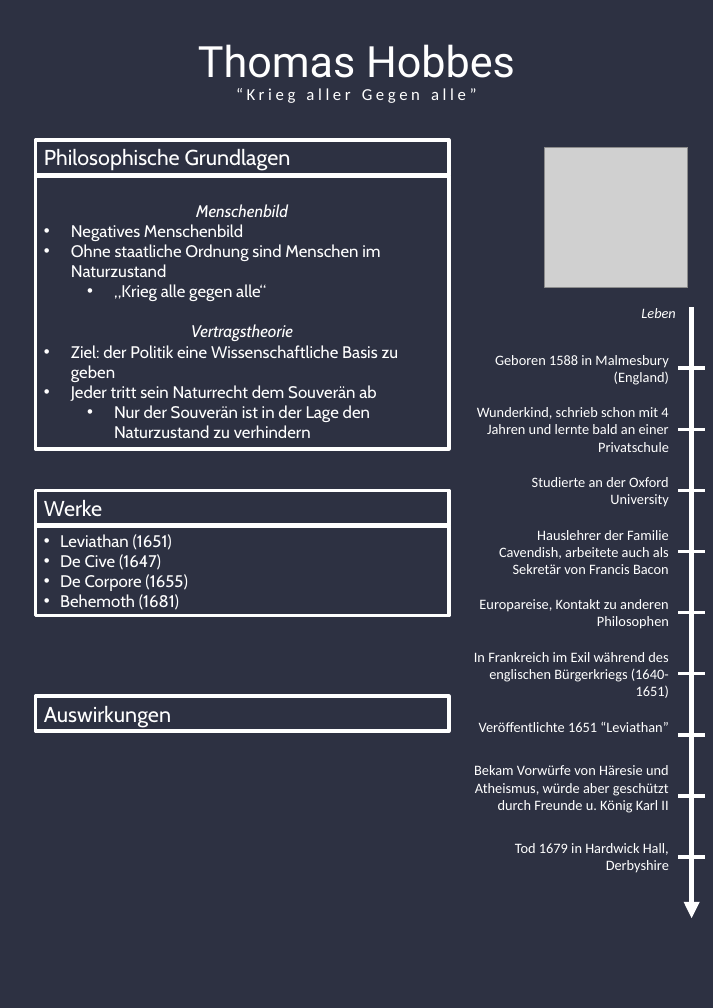
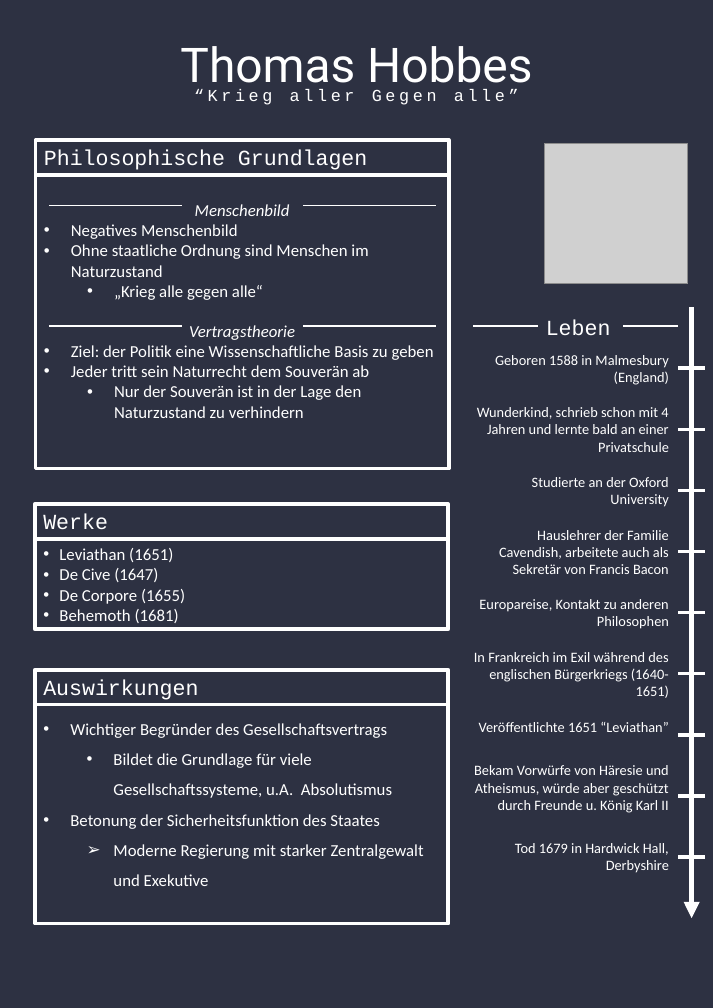
Before and after one commit to anavalyze/school, a slide deck: slide 1 of GK Geschichte/HandodHobbes.pptx. Drawn at 713x1008 pixels with LibreOffice and Linux fonts; fonts in the diff are those of the drawing; grey boxes stand for pictures. Boxes give left, top, right and bottom in pixels: in the first picture for what was removed or moved away, otherwise in the second. Text is boxed around its words. In the diff, an @@ line names an element or a change of style, - is before the commit and + after.

```diff
--- a/GK Geschichte/HandodHobbes.pptx
+++ b/GK Geschichte/HandodHobbes.pptx
@@ text "Thomas Hobbes" at bbox=[180, 46, 532, 93]: size 36 to 40 pt @@
@@ text "“Krieg aller Gegen alle”" at bbox=[194, 89, 519, 105]: font Calibri to Courier New @@
@@ rectangle "Menschenbild" at bbox=[35, 176, 448, 469]: font Cabin to Calibri @@
@@ rectangle "Menschenbild": place and size @@
-rectangle "Menschenbild" at bbox=[35, 176, 448, 448]
+rectangle "Menschenbild" at bbox=[35, 176, 448, 469]
@@ line added from (49, 205) to (182, 205), #FFFFFF 1.5 pt @@
@@ line added from (303, 205) to (436, 205), #FFFFFF 1.5 pt @@
@@ line added from (49, 327) to (182, 327), #FFFFFF 1.5 pt @@
@@ line added from (303, 327) to (436, 327), #FFFFFF 1.5 pt @@
@@ line added from (473, 327) to (537, 327), #FFFFFF 1.5 pt @@
@@ text "Leben": place and size @@
-text "Leben" at bbox=[641, 308, 675, 318]
+text "Leben" at bbox=[546, 320, 611, 335]
@@ text "Leben" at bbox=[546, 320, 611, 335]: size 12 to 18 pt, font Calibri to Courier New, italic off @@
@@ line added from (622, 327) to (678, 327), #FFFFFF 1.5 pt @@
@@ rectangle "Werke": place and size @@
-rectangle "Werke" at bbox=[35, 491, 448, 525]
+rectangle "Werke" at bbox=[34, 504, 447, 539]
@@ rectangle "Leviathan (1651)": place and size @@
-rectangle "Leviathan (1651)" at bbox=[35, 526, 448, 616]
+rectangle "Leviathan (1651)" at bbox=[34, 540, 447, 629]
@@ rectangle "Leviathan (1651)" at bbox=[34, 540, 447, 629]: font Cabin to Calibri @@
@@ font Cabin to Courier New in 3 elements at bbox=[35, 140, 448, 174], bbox=[34, 504, 447, 539], bbox=[34, 670, 447, 704] @@
@@ rectangle "Auswirkungen": place and size @@
-rectangle "Auswirkungen" at bbox=[35, 697, 448, 731]
+rectangle "Auswirkungen" at bbox=[34, 670, 447, 704]
@@ rectangle added at bbox=[35, 704, 448, 923], outline #FFFFFF 3 pt, 14 pt, text #FFFFFF @@
+• Wichtiger Begründer des Gesellschaftsvertrags
+  • Bildet die Grundlage für viele Gesellschaftssysteme, u.A. Absolutismus
+• Betonung der Sicherheitsfunktion des Staates
+  ➢ Moderne Regierung mit starker Zentralgewalt und Exekutive
```
Also in this commit, not shown: 17 other files.
